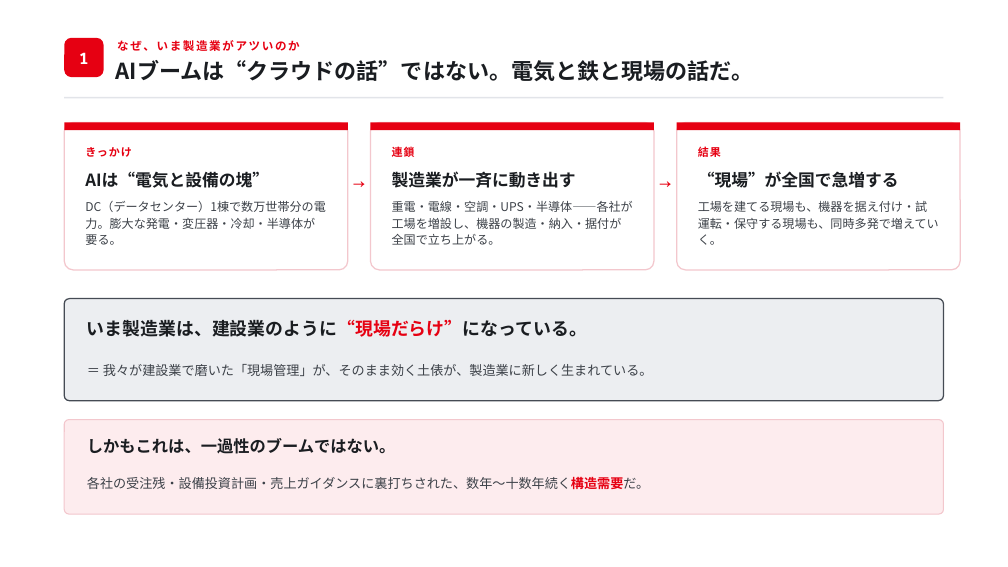
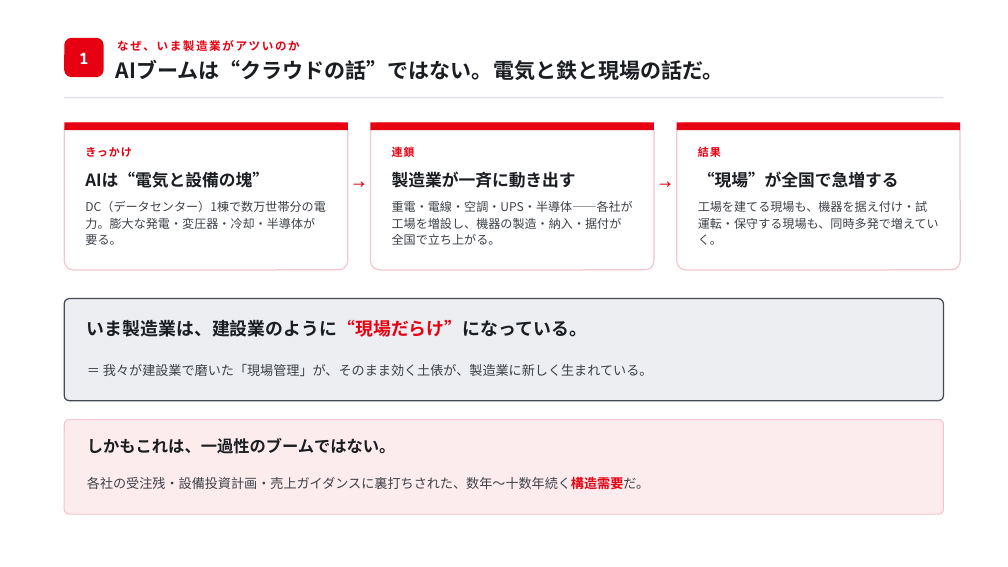
Before and after one commit to kogit834/AI-valuechain, a slide deck: slide 2 of output/andpad_soukai_ai_deck.pptx. Drawn at 1008x567 pixels with LibreOffice and Linux fonts; fonts in the diff are those of the drawing. Boxes give left, top, right and bottom in pixels: in the first picture for what was removed or moved away, otherwise in the second. Text is boxed around its words. In the diff, an @@ line names an element or a change of style, - is before the commit and + after.

```diff
--- a/output/andpad_soukai_ai_deck.pptx
+++ b/output/andpad_soukai_ai_deck.pptx
@@ text "AIブームは“クラウドの話”ではない。電気と鉄と現場の話だ。" at (x1=116, y1=60, x2=724, y2=80): size 21 to 20 pt @@
```
Also in this commit, not shown: 3 other slides changed, 3 slides added, 3 slides removed, 1 other file.
